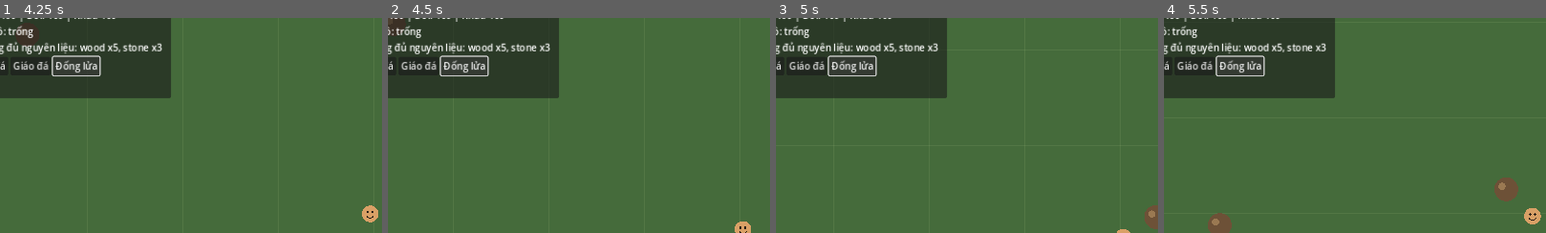
Above: before the commit, frames 1-4 (left to right).
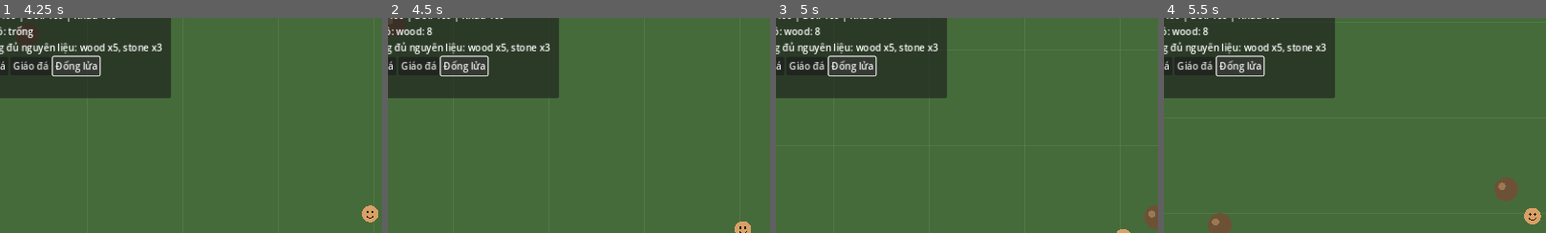
Above: after the commit, the same moments.

Repository: khanhhkt8-hub/Bo-Lac-Tien-Su.
Game: Godot game, scene res://Scenes/Main.tscn
Two runs of this game, one before a commit and one after it. Both use one fixed random seed, a clock stepped at 60 frames per second and the inputs below.
Inputs:
- Up to frame 1 (4.25 s): click "Rìu đá" at 0.5 s; click "Rìu đá" at 1.25 s; click "Giáo đá" at 2 s; click "Đống lửa" at 2.75 s; tap Enter at 3.5 s; hold Right (ui_right) from 3.53 s (still down); hold E from 3.53 s (still down)
- Up to frame 2 (4.5 s): release Right (ui_right) at 4.28 s; release E at 4.28 s; hold Down (ui_down) from 4.28 s (still down); tap E at 4.35 s
- Up to frame 3 (5 s): keep holding Down (ui_down)
- Up to frame 4 (5.5 s): release Down (ui_down) at 5.03 s; hold Right (ui_right) from 5.03 s (still down); hold E from 5.03 s (still down)
The pictures show only the part of the screen within x 5-55%, y 4-54%; the shares and areas given below are measured in that part.

Frame 1 is identical in both runs. In frame 2, 0.2% of the frame differs, in the area x 2-12%, y 3-10%; in frame 3, 0.2%; in frame 4, 0.2%.

Commit message:
Place wood stone food and water nodes in prototype map

Diff:
--- a/Scenes/Main.tscn
+++ b/Scenes/Main.tscn
@@ -1,8 +1,9 @@
-[gd_scene load_steps=5 format=3]
+[gd_scene load_steps=6 format=3]
 
 [ext_resource type="Script" path="res://Scripts/World/World.gd" id="1_world"]
 [ext_resource type="Script" path="res://Scripts/Player/Player.gd" id="2_player"]
 [ext_resource type="Script" path="res://Scripts/UI/SurvivalHUD.gd" id="3_hud"]
+[ext_resource type="PackedScene" path="res://Scenes/ResourceNode.tscn" id="4_resource"]
 
 [sub_resource type="CircleShape2D" id="CircleShape2D_player"]
 radius = 14.0
@@ -23,3 +24,23 @@
 
 [node name="SurvivalHUD" type="CanvasLayer" parent="."]
 script = ExtResource("3_hud")
+
+[node name="WoodNode" parent="." instance=ExtResource("4_resource")]
+position = Vector2(180, 60)
+resource_type = "wood"
+amount_available = 8
+
+[node name="StoneNode" parent="." instance=ExtResource("4_resource")]
+position = Vector2(-180, 100)
+resource_type = "stone"
+amount_available = 6
+
+[node name="FoodNode" parent="." instance=ExtResource("4_resource")]
+position = Vector2(120, -180)
+resource_type = "food"
+amount_available = 5
+
+[node name="WaterNode" parent="." instance=ExtResource("4_resource")]
+position = Vector2(-160, -180)
+resource_type = "water"
+amount_available = 5
